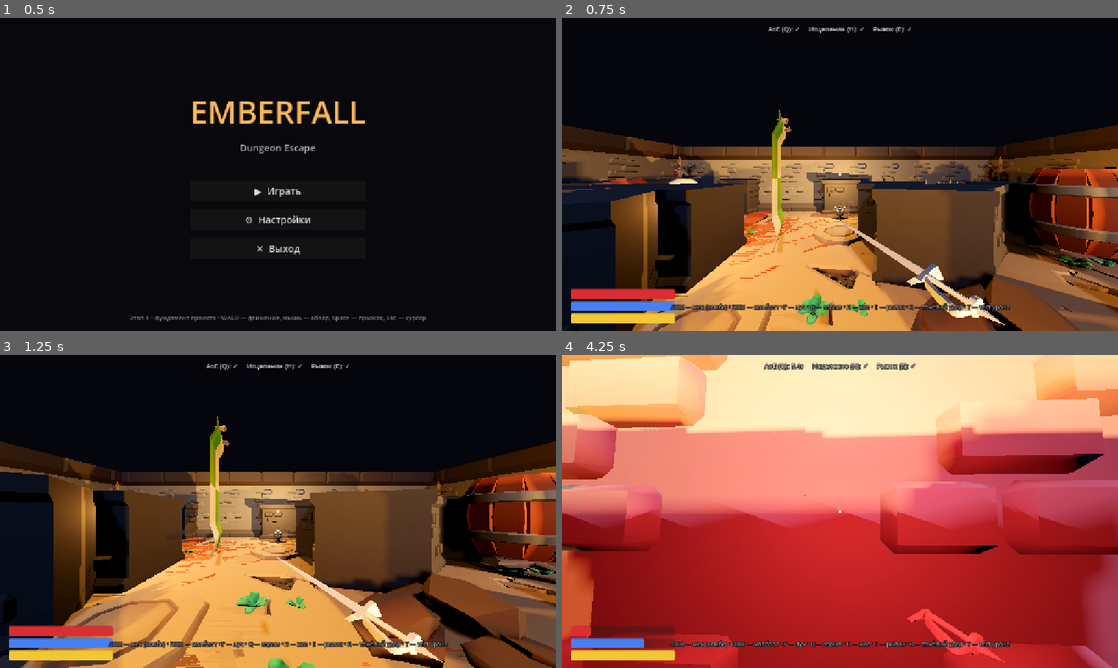
Above: before the commit, frames 1-4 (two rows, left to right).
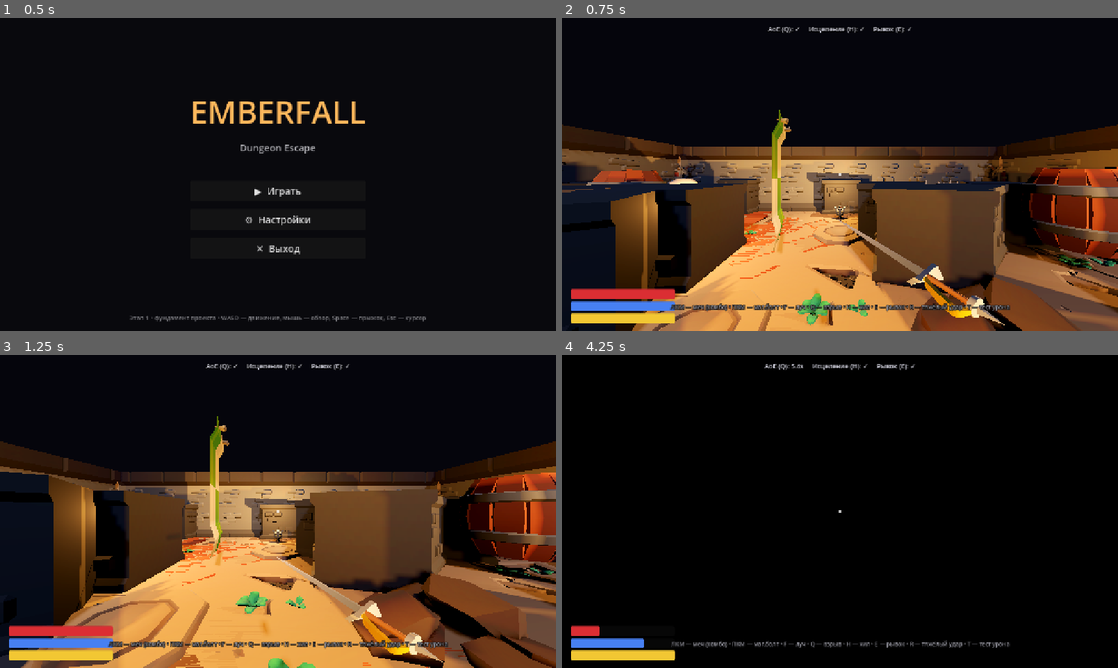
Above: after the commit, the same moments.

Repository: maksummatatov10-spec1231/AgentNeyro
Game: Godot game, scene res://scenes/ui/main_menu.tscn
Two runs of this game, one before a commit and one after it. Both use one fixed random seed, a clock stepped at 60 frames per second and the inputs below.
Inputs (mouse positions are in pixels of both pictures, inside the frame that each line leads up to):
- Up to frame 1 (0.5 s): no input
- Up to frame 2 (0.75 s): click "▶ Играть" at 0.5 s
- Up to frame 3 (1.25 s): no input
- Up to frame 4 (4.25 s): move the mouse to (867, 511) at 1.27 s; hold W (move_forward) from 1.28 s (still down); tap T (test_self_damage) at 1.35, 2.3, 3.05, 3.8 s; click (867, 511) at 1.42 s; tap Space (jump) at 1.52, 2.27, 3.77 s; move the mouse to (812, 511) at 2.02 s; tap R (attack_heavy) at 2.1 s; move the mouse to (851, 505) at 2.77 s; click (851, 505) at 2.85 s; move the mouse to (834, 517) at 3.52 s; tap Q (cast_aoe) at 3.6 s; click (834, 517) at 3.67 s

Frame 1 is identical in both runs. In frame 2, 2.1% of the frame differs, in the area x 0-80%, y 45-99%; in frame 3, 1.7%; in frame 4, 98%, in the area x 0-100%, y 0-100%.

Commit message:
fix(stage3.1): текстуры меча (c.png), коллизии OBB, анимации скелетов, варнинг
- ТЕКСТУРА МЕЧА: FBX 50Swords ссылался на c.png (а файл color.png) → добавлен c.png
  (тонна ошибок 'Can't open c.png' устранена)
- КОЛЛИЗИИ: вместо мирового AABB (раздувался вокруг повёрнутых стен — «отстой»)
  теперь OBB-бокс по ЛОКАЛЬНОМУ AABB, дочерний к тайлу → вращается с объектом,
  точный для коробчатых стен/колонн, быстрый (без лагов). По докам Godot это
  рекомендованный подход для тайлов уровня.
- АНИМАЦИИ: скелеты теперь проигрывают Rig_Medium (Idle/Walking/Hit/Death) —
  AnimationPlayer собирает анимации из Rig_Medium_General/MovementBasic GLB,
  root_node = скелет врага. С переключением idle/walk по движению.
- Убран unused _flash_tween (варнинг)

Co-authored-by: arena-agent <297053741+arena-agent@users.noreply.github.com>

Diff:
--- a/scripts/enemy/skeleton_enemy.gd
+++ b/scripts/enemy/skeleton_enemy.gd
@@ -1,6 +1,5 @@
 extends CharacterBody3D
-## Скелет-враг (Этап 3, начало). Прямое преследование игрока + ближний бой.
-## Анимации (Rig_Medium) — следующий шаг; пока поворачивается к игроку.
+## Скелет-враг (Этап 3.1). Преследует игрока + ближний бой + анимации Rig_Medium.
 
 @export var max_hp: float = 40.0
 @export var speed: float = 2.8
@@ -13,15 +12,69 @@
 var _atk_timer: float = 0.0
 var _gravity: float = ProjectSettings.get_setting("physics/3d/default_gravity")
 var _player: Node = null
+var _anim: AnimationPlayer = null
+var _moving: bool = false
 
 const VFX := preload("res://scenes/world/vfx_burst.tscn")
+const ANIM_GLB := [
+	"res://assets/animations/rig_medium/Rig_Medium_MovementBasic.glb",
+	"res://assets/animations/rig_medium/Rig_Medium_General.glb",
+]
 
 func _ready() -> void:
 	hp = max_hp
 	add_to_group("enemy")
 	_player = get_tree().get_first_node_in_group("player")
+	_setup_animation()
 	EventBus.enemy_spawned.emit(self)
 
+# ---------- анимация ----------
+func _setup_animation() -> void:
+	var skel = _find_node_of_type(self, "Skeleton3D")
+	if skel == null:
+		return
+	_anim = AnimationPlayer.new()
+	add_child(_anim)
+	_anim.root_node = _anim.get_path_to(skel)
+	# Собираем все анимации Rig_Medium в одну библиотеку "rig"
+	var rig := AnimationLibrary.new()
+	for path in ANIM_GLB:
+		if not ResourceLoader.exists(path):
+			continue
+		var scn = load(path)
+		if scn == null:
+			continue
+		var inst = scn.instantiate()
+		var src = _find_node_of_type(inst, "AnimationPlayer")
+		if src != null:
+			for libname in src.get_animation_library_list():
+				var lib = src.get_animation_library(libname)
+				for an in lib.get_animation_list():
+					if an != "RESET" and not rig.has_animation(an):
+						rig.add_animation(an, lib.get_animation(an))
+		inst.queue_free()
+	_anim.add_animation_library("rig", rig)
+	_play("Idle_A")
+
+func _play(anim_name: String) -> void:
+	if _anim == null or _dead:
+		return
+	var full := "rig/" + anim_name
+	if _anim.has_animation(full) and _anim.current_animation != full:
+		_anim.play(full)
+
+func _find_node_of_type(n: Node, type_name: String) -> Node:
+	if type_name == "Skeleton3D" and n is Skeleton3D:
+		return n
+	if type_name == "AnimationPlayer" and n is AnimationPlayer:
+		return n
+	for c in n.get_children():
+		var r = _find_node_of_type(c, type_name)
+		if r != null:
+			return r
+	return null
+
+# ---------- поведение ----------
 func _physics_process(delta: float) -> void:
 	if _dead:
 		return
@@ -29,22 +82,23 @@
 		_player = get_tree().get_first_node_in_group("player")
 		if _player == null:
 			return
-	# Гравитация
 	if not is_on_floor():
 		velocity.y -= _gravity * 2.0 * delta
 	var to_player: Vector3 = _player.global_position - global_position
 	to_player.y = 0.0
 	var dist: float = to_player.length()
+	_moving = false
 	if dist > attack_range:
 		var dir: Vector3 = to_player.normalized()
 		velocity.x = dir.x * speed
 		velocity.z = dir.z * speed
-		# Поворот к игроку
 		look_at(Vector3(_player.global_position.x, global_position.y, _player.global_position.z), Vector3.UP)
+		_moving = true
 	else:
 		velocity.x = 0.0
 		velocity.z = 0.0
 		_try_attack(delta)
+	_play("Walking_A" if _moving else "Idle_A")
 	move_and_slide()
 
 func _try_attack(delta: float) -> void:
@@ -61,8 +115,9 @@
 	_flash()
 	if hp <= 0.0:
 		_die()
+	else:
+		_play("Hit_A")
 
-var _flash_tween: Tween = null
 func _flash() -> void:
 	var meshes: Array = _collect(self)
 	if meshes.is_empty():
@@ -87,9 +142,9 @@
 	var v = VFX.instantiate()
 	get_tree().current_scene.add_child(v)
 	v.setup(global_position + Vector3.UP * 0.8, Color(0.8, 0.3, 1.0), 0.9)
-	# лёгкое падение/исчезновение
+	_play("Death_A")
 	var tw := create_tween()
-	tw.tween_property(self, "scale", Vector3(0.01, 0.01, 0.01), 0.4).set_ease(Tween.EASE_IN)
+	tw.tween_property(self, "scale", Vector3(0.01, 0.01, 0.01), 0.5).set_ease(Tween.EASE_IN)
 	tw.tween_callback(queue_free)
 
 func _collect(n: Node) -> Array:
--- a/scripts/world/dungeon_builder.gd
+++ b/scripts/world/dungeon_builder.gd
@@ -125,9 +125,11 @@
 		_add_collision(inst)
 	return inst
 
-# Надёжная для CharacterBody3D коллизия: один бокс по мировому AABB объекта
+# Качественная коллизия: OBB-бокс по ЛОКАЛЬНОМУ AABB объекта, дочерний к тайлу
+# → вращается вместе с объектом (не раздувается вокруг повёрнутых стен).
+# Бокс-формы быстрые и надёжные → без лагов.
 func _add_collision(tile_root: Node) -> void:
-	var aabb := _global_aabb(tile_root)
+	var aabb := _local_aabb(tile_root)
 	if aabb.size.length() < 0.05:
 		return
 	var body := StaticBody3D.new()
@@ -135,20 +137,20 @@
 	var box := BoxShape3D.new()
 	box.size = aabb.size
 	col.shape = box
+	col.position = aabb.get_center()
 	body.add_child(col)
-	add_child(body)
-	body.global_position = aabb.get_center()
-
-func _global_aabb(node: Node) -> AABB:
+	tile_root.add_child(body)
+
+func _local_aabb(node: Node) -> AABB:
 	var result := AABB()
 	var found := false
 	if node is MeshInstance3D:
 		var mi := node as MeshInstance3D
 		if mi.mesh != null:
-			result = mi.global_transform * mi.get_aabb()
+			result = mi.get_aabb()
 			found = true
 	for c in node.get_children():
-		var ca := _global_aabb(c)
+		var ca := _local_aabb(c)
 		if ca.size.length() > 0.001:
 			if not found:
 				result = ca
Binary file added: assets/props/swords/c.png
Binary file added: assets/props/swords/metallic.png
Binary file added: assets/props/swords/roughness.png
Not shown, removed: EMBERFALL_stage3.0.zip
Not shown, added: EMBERFALL_stage3.1.zip
